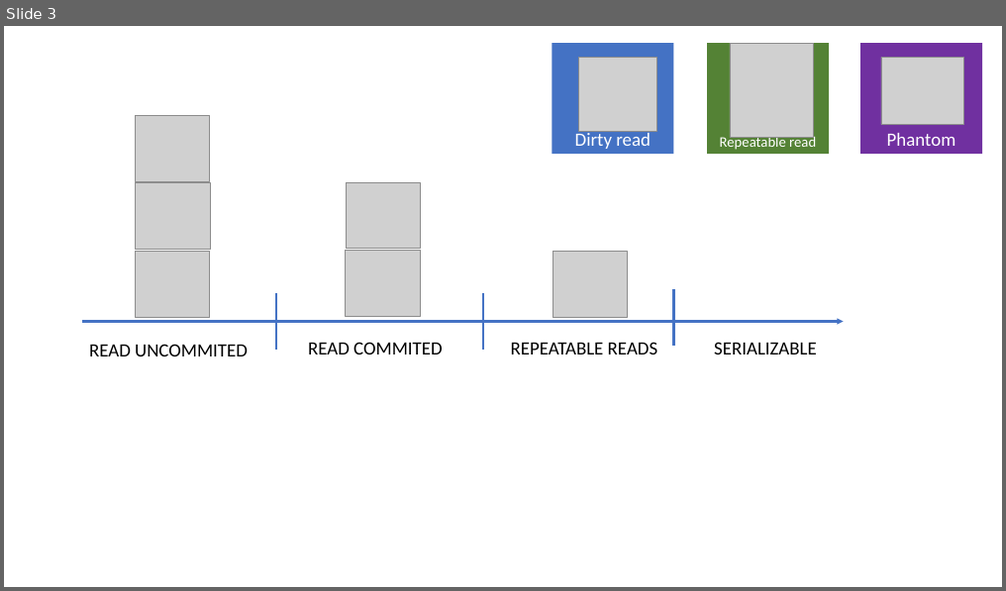
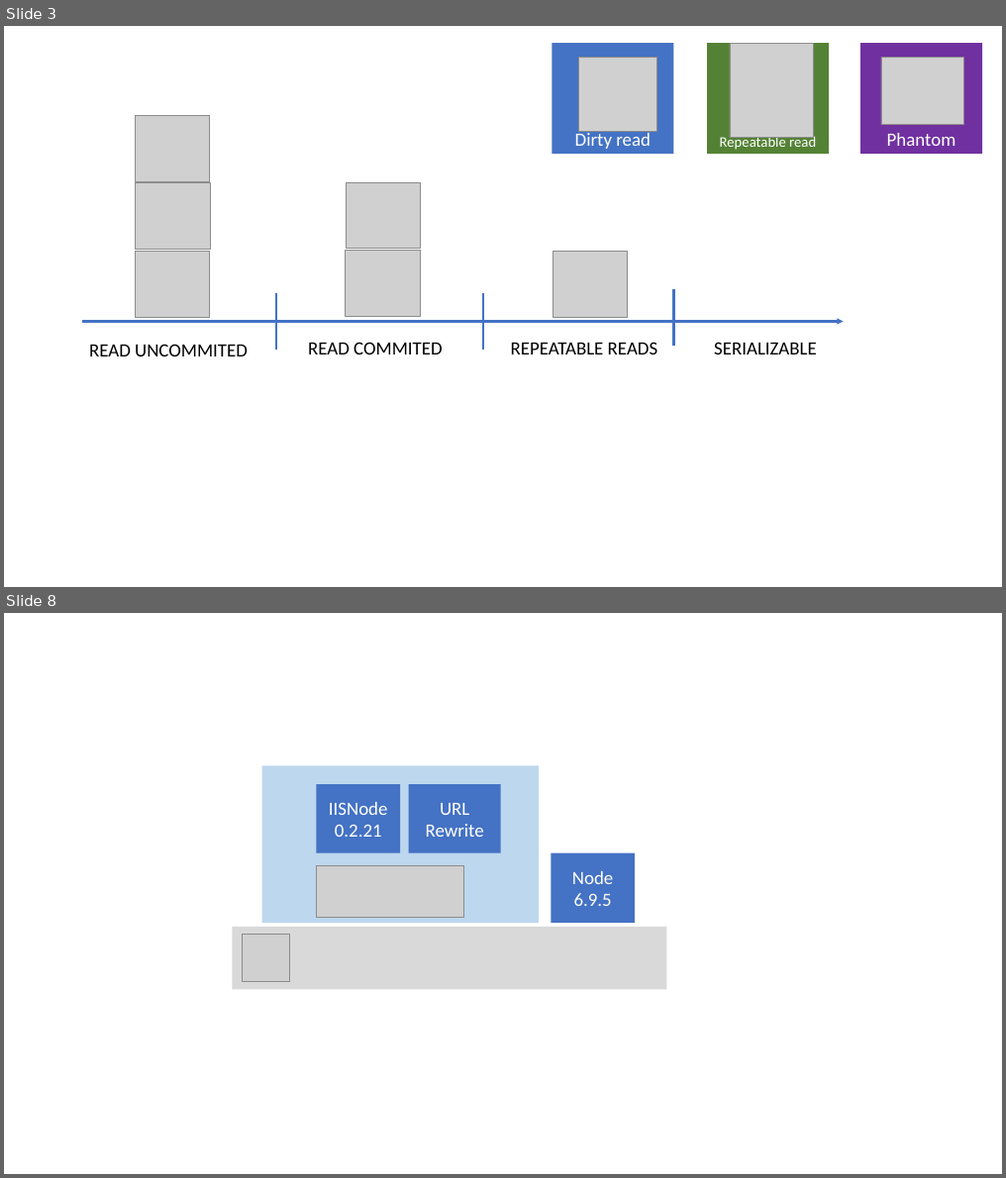
Before and after one commit to funkycodeblog/blogengine, a slide deck: _devops/Presentations/FunkyCode Articles.pptx. Shown one above the other, each under a label of ours: slide 3 before the commit, slides 3 and 8 after it; the slides between them are not shown. The pictures are 1006x591 and 1006x1178 pixels, drawn with LibreOffice and Linux fonts; fonts in the diff are those of the drawing; grey boxes stand for pictures. Boxes give left, top, right and bottom in pixels: in the first picture for what was removed or moved away, otherwise in the second. Text is boxed around its words. In the diff, an @@ line names an element or a change of style, - is before the commit and + after.

```diff
--- a/_devops/Presentations/FunkyCode Articles.pptx
+++ b/_devops/Presentations/FunkyCode Articles.pptx
@@ slide 8 added at box(4, 613, 1002, 1174), background #FFFFFF @@
@@ rectangle added at box(262, 765, 539, 923), fill #BDD7EE @@
@@ rectangle added at box(316, 784, 400, 854), fill #4472C4, 18 pt, text #FFFFFF @@
+IISNode
+0.2.21
@@ rectangle added at box(409, 784, 501, 854), fill #4472C4, 18 pt, text #FFFFFF @@
+URL Rewrite
@@ picture added at box(316, 865, 463, 918) @@
@@ rectangle added at box(551, 854, 635, 923), fill #4472C4, 18 pt, text #FFFFFF @@
+Node
+6.9.5
@@ rectangle added at box(233, 927, 667, 989), fill #D9D9D9 @@
@@ picture added at box(242, 934, 289, 982) @@
```
Also in this commit, not shown: 1 slide changed, 4 other slides added, 9 other files.
